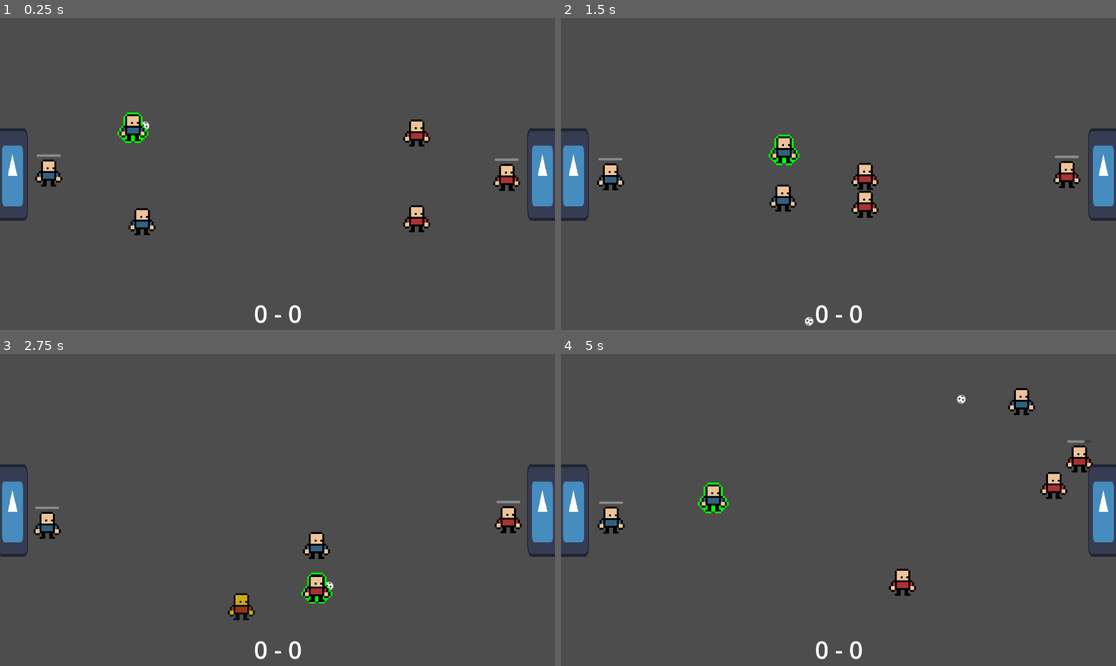
Above: before the commit, frames 1-4 (two rows, left to right).
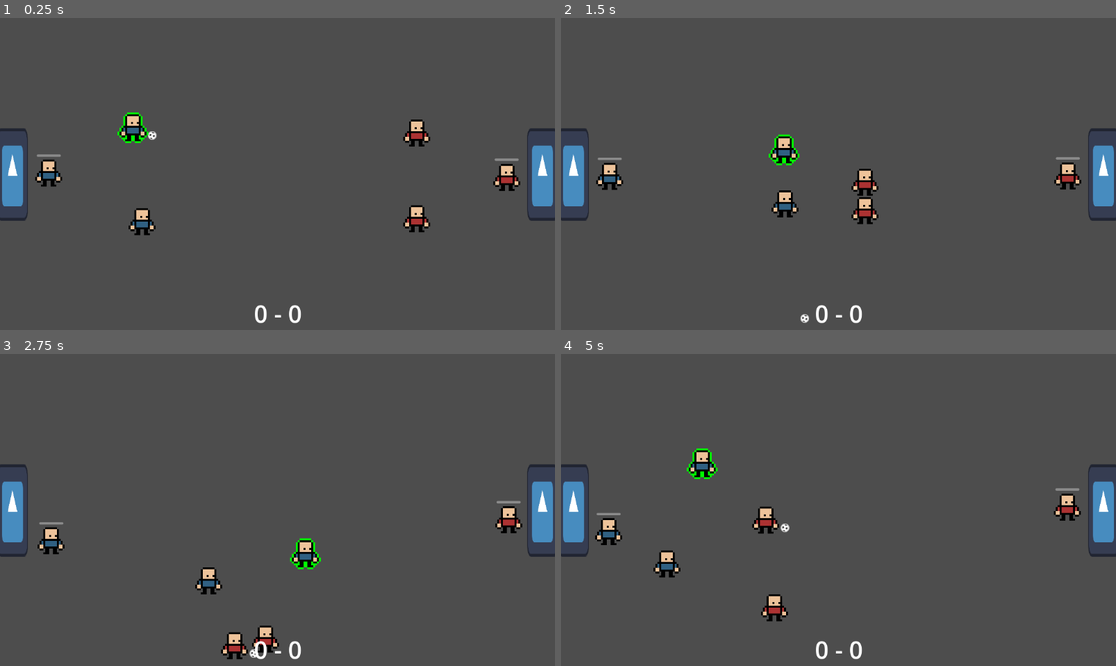
Above: after the commit, the same moments.

Repository: david8zhang/spooky-soccer
Game: Godot game, scene res://scenes/Main.tscn
Two runs of this game, one before a commit and one after it. Both use one fixed random seed, a clock stepped at 60 frames per second and the inputs below. The engine's default icon, where the game draws it, is replaced by a stand-in: a white triangle on a blue panel in a dark square.
Inputs:
- Up to frame 1 (0.25 s): no input
- Up to frame 2 (1.5 s): hold Right (move_right) 0.53-1.28 s; tap Space (pass) at 0.6 s; tap X (steal) at 0.8, 1.35 s; hold Down (move_down) from 1.28 s (still down)
- Up to frame 3 (2.75 s): tap Space (pass) at 1.55, 2.1 s; release Down (move_down) at 2.03 s; hold Right (move_right) from 2.03 s (still down); tap X (steal) at 2.3 s
- Up to frame 4 (5 s): release Right (move_right) at 2.78 s; hold Up (move_up) 2.78-3.53 s; tap F (shoot) at 2.85 s; tap Space (pass) at 3.05, 4.35 s; hold Left (move_left) from 3.53 s (still down); tap X (steal) at 3.6 s

The runs differ from the first frame. In frame 1, less than 0.1% of the frame differs, in the area x 25-29%, y 33-40%; in frame 2, 1.4%; in frame 3, 2.6%; in frame 4, 3.5%, in the area x 6-96%, y 10-86%.

Commit message:
rework steal behavior to be more risk-reward oriented

Diff:
--- a/prefabs/CPUFieldPlayer.tscn
+++ b/prefabs/CPUFieldPlayer.tscn
@@ -8,6 +8,9 @@
 [sub_resource type="RectangleShape2D" id="RectangleShape2D_8ytxx"]
 size = Vector2(32, 56)
 
+[sub_resource type="RectangleShape2D" id="RectangleShape2D_wn5xd"]
+size = Vector2(74, 31)
+
 [node name="CPUFieldPlayer" type="RigidBody2D"]
 collision_layer = 2
 collision_mask = 32
@@ -16,9 +19,8 @@
 
 [node name="ContextMap" parent="." instance=ExtResource("2_vai8v")]
 
-[node name="CPUFieldPlayerAI" parent="." node_paths=PackedStringArray("blackboard", "actor") instance=ExtResource("2_4laok")]
+[node name="CPUFieldPlayerAI" parent="." node_paths=PackedStringArray("blackboard") instance=ExtResource("2_4laok")]
 blackboard = NodePath("@Node@19343")
-actor = NodePath("..")
 
 [node name="AnimatedSprite2D" type="AnimatedSprite2D" parent="."]
 position = Vector2(0, -4.76837e-07)
@@ -34,3 +36,11 @@
 modulate = Color(0, 1, 0, 1)
 position = Vector2(0, -2)
 target_position = Vector2(2.08165e-12, 100)
+
+[node name="StealHitBox" type="Area2D" parent="."]
+collision_layer = 2
+
+[node name="CollisionShape2D" type="CollisionShape2D" parent="StealHitBox"]
+position = Vector2(10, 15.5)
+shape = SubResource("RectangleShape2D_wn5xd")
+debug_color = Color(0.996078, 0, 0, 0.419608)
--- a/prefabs/CPUFieldPlayerAI.tscn
+++ b/prefabs/CPUFieldPlayerAI.tscn
@@ -25,15 +25,15 @@
 [ext_resource type="Script" path="res://scripts/behavior_tree/AssignDefensiveBehavior.gd" id="18_83gaw"]
 [ext_resource type="Script" path="res://scripts/behavior_tree/MoveToOffensiveSupportPosition.gd" id="18_s3nsk"]
 [ext_resource type="Script" path="res://scripts/behavior_tree/ShouldGoForSteal.gd" id="19_yqsl7"]
-[ext_resource type="Script" path="res://scripts/behavior_tree/IsInStealRange.gd" id="20_nf5h4"]
 [ext_resource type="Script" path="res://scripts/behavior_tree/StealBall.gd" id="21_op08r"]
 [ext_resource type="Script" path="res://scripts/behavior_tree/ChaseBallHandler.gd" id="22_twyp3"]
 [ext_resource type="Script" path="res://scripts/behavior_tree/MoveToDefensivePosition.gd" id="23_yudub"]
+[ext_resource type="Script" path="res://scripts/behavior_tree/CanStealBall.gd" id="26_m03qf"]
 
 [node name="CPUFieldPlayerAI" type="Node" node_paths=PackedStringArray("blackboard", "actor")]
 script = ExtResource("1_xsn7y")
 blackboard = NodePath("@Node@17991")
-actor = NodePath("")
+actor = NodePath("..")
 
 [node name="RootSequence" type="Node" parent="."]
 script = ExtResource("2_erdwv")
@@ -176,8 +176,8 @@
 [node name="StealSequence" type="Node" parent="RootSequence/JustScoredSelector/LooseBallSelector/OffenseOrDefense/DefenseSequence/DefensiveBehaviorSelector/GoForStealSequence/StealOrChaseBallHandler"]
 script = ExtResource("2_erdwv")
 
-[node name="IsInStealRange" type="Node" parent="RootSequence/JustScoredSelector/LooseBallSelector/OffenseOrDefense/DefenseSequence/DefensiveBehaviorSelector/GoForStealSequence/StealOrChaseBallHandler/StealSequence"]
-script = ExtResource("20_nf5h4")
+[node name="CanStealBall" type="Node" parent="RootSequence/JustScoredSelector/LooseBallSelector/OffenseOrDefense/DefenseSequence/DefensiveBehaviorSelector/GoForStealSequence/StealOrChaseBallHandler/StealSequence"]
+script = ExtResource("26_m03qf")
 
 [node name="StealBall" type="Node" parent="RootSequence/JustScoredSelector/LooseBallSelector/OffenseOrDefense/DefenseSequence/DefensiveBehaviorSelector/GoForStealSequence/StealOrChaseBallHandler/StealSequence"]
 script = ExtResource("21_op08r")
--- a/prefabs/ContextMap.tscn
+++ b/prefabs/ContextMap.tscn
@@ -7,48 +7,64 @@
 
 [node name="north" type="RayCast2D" parent="."]
 target_position = Vector2(2.08165e-12, -80)
+collision_mask = 33
 
 [node name="north_northeast" type="RayCast2D" parent="."]
 target_position = Vector2(30, -70)
+collision_mask = 33
 
 [node name="northeast" type="RayCast2D" parent="."]
 target_position = Vector2(60, -60)
+collision_mask = 33
 
 [node name="east_northeast" type="RayCast2D" parent="."]
 target_position = Vector2(70, -30)
+collision_mask = 33
 
 [node name="east" type="RayCast2D" parent="."]
 target_position = Vector2(80, 2.08165e-12)
+collision_mask = 33
 
 [node name="east_southeast" type="RayCast2D" parent="."]
 target_position = Vector2(70, 30)
+collision_mask = 33
 
 [node name="southeast" type="RayCast2D" parent="."]
 target_position = Vector2(60, 60)
+collision_mask = 33
 
 [node name="south_southeast" type="RayCast2D" parent="."]
 target_position = Vector2(30, 70)
+collision_mask = 33
 
 [node name="south" type="RayCast2D" parent="."]
 target_position = Vector2(2.08165e-12, 80)
+collision_mask = 33
 
 [node name="south_southwest" type="RayCast2D" parent="."]
 target_position = Vector2(-30, 70)
+collision_mask = 33
 
 [node name="southwest" type="RayCast2D" parent="."]
 target_position = Vector2(-60, 60)
+collision_mask = 33
 
 [node name="west_southwest" type="RayCast2D" parent="."]
 target_position = Vector2(-70, 30)
+collision_mask = 33
 
 [node name="west" type="RayCast2D" parent="."]
 target_position = Vector2(-80, 2.08165e-12)
+collision_mask = 33
 
 [node name="west_northwest" type="RayCast2D" parent="."]
 target_position = Vector2(-70, -30)
+collision_mask = 33
 
 [node name="northwest" type="RayCast2D" parent="."]
 target_position = Vector2(-60, -60)
+collision_mask = 33
 
 [node name="north_northwest" type="RayCast2D" parent="."]
 target_position = Vector2(-30, -70)
+collision_mask = 33
--- a/prefabs/PlayerFieldPlayer.tscn
+++ b/prefabs/PlayerFieldPlayer.tscn
@@ -18,13 +18,16 @@
 [sub_resource type="RectangleShape2D" id="RectangleShape2D_at8gu"]
 size = Vector2(32, 56)
 
+[sub_resource type="RectangleShape2D" id="RectangleShape2D_3a5od"]
+size = Vector2(74, 31)
+
 [node name="PlayerFieldPlayer" type="RigidBody2D"]
 collision_mask = 32
 lock_rotation = true
 script = ExtResource("1_ejapt")
 
 [node name="PlayerFieldPlayerAI" parent="." node_paths=PackedStringArray("blackboard", "actor") instance=ExtResource("2_ede0m")]
-blackboard = NodePath("@Node@18073")
+blackboard = NodePath("@Node@23874")
 actor = NodePath("..")
 
 [node name="ContextMap" parent="." instance=ExtResource("2_xnjla")]
@@ -44,3 +47,11 @@
 modulate = Color(0, 1, 0, 1)
 target_position = Vector2(2.08165e-12, 100)
 collision_mask = 2
+
+[node name="StealHitBox" type="Area2D" parent="."]
+collision_mask = 2
+
+[node name="CollisionShape2D" type="CollisionShape2D" parent="StealHitBox"]
+position = Vector2(10, 15.5)
+shape = SubResource("RectangleShape2D_3a5od")
+debug_color = Color(0.996078, 0, 0, 0.419608)
--- a/prefabs/PlayerFieldPlayerAI.tscn
+++ b/prefabs/PlayerFieldPlayerAI.tscn
@@ -15,9 +15,9 @@
 [ext_resource type="Script" path="res://scripts/behavior_tree/MoveToOffensiveSupportPosition.gd" id="10_rgbyh"]
 [ext_resource type="Script" path="res://scripts/behavior_tree/AssignDefensiveBehavior.gd" id="11_0buab"]
 [ext_resource type="Script" path="res://scripts/behavior_tree/ShouldGoForSteal.gd" id="12_tfb41"]
-[ext_resource type="Script" path="res://scripts/behavior_tree/IsInStealRange.gd" id="13_31vd0"]
 [ext_resource type="Script" path="res://scripts/behavior_tree/StealBall.gd" id="14_qrkn8"]
 [ext_resource type="Script" path="res://scripts/behavior_tree/ChaseBallHandler.gd" id="15_iigq1"]
+[ext_resource type="Script" path="res://scripts/behavior_tree/CanStealBall.gd" id="16_4inly"]
 [ext_resource type="Script" path="res://scripts/behavior_tree/MoveToDefensivePosition.gd" id="16_d1hbe"]
 
 [node name="PlayerFieldPlayerAI" type="Node" node_paths=PackedStringArray("blackboard", "actor")]
@@ -103,8 +103,8 @@
 [node name="StealSequence" type="Node" parent="RootSequence/JustScoredSelector/LooseBallSelector/OffenseOrDefense/DefenseSequence/DefensiveBehaviorSelector/GoForStealSequence/StealOrChaseBallHandler"]
 script = ExtResource("2_ajho3")
 
-[node name="IsInStealRange" type="Node" parent="RootSequence/JustScoredSelector/LooseBallSelector/OffenseOrDefense/DefenseSequence/DefensiveBehaviorSelector/GoForStealSequence/StealOrChaseBallHandler/StealSequence"]
-script = ExtResource("13_31vd0")
+[node name="CanStealBall" type="Node" parent="RootSequence/JustScoredSelector/LooseBallSelector/OffenseOrDefense/DefenseSequence/DefensiveBehaviorSelector/GoForStealSequence/StealOrChaseBallHandler/StealSequence"]
+script = ExtResource("16_4inly")
 
 [node name="StealBall" type="Node" parent="RootSequence/JustScoredSelector/LooseBallSelector/OffenseOrDefense/DefenseSequence/DefensiveBehaviorSelector/GoForStealSequence/StealOrChaseBallHandler/StealSequence"]
 script = ExtResource("14_qrkn8")
--- a/scripts/FieldManager.gd
+++ b/scripts/FieldManager.gd
@@ -45,6 +45,7 @@
 func reset_after_score(_last_scored_side):
 	for player in field_players:
 		player.global_position = get_default_position(player.player_name)
+	goalkeeper.save_meter.value = 100
 
 func assign_defenders():
 	var opp_players = get_opposing_manager().field_players
--- a/scripts/FieldPlayer.gd
+++ b/scripts/FieldPlayer.gd
@@ -3,9 +3,10 @@
 
 const SPEED = 250
 const PASS_SPEED = 600
+const STEAL_LUNGE_SPEED = 750
 const SHOOT_SPEED = 750
-const BALL_DRIBBLE_GAP = 25
-const STEAL_RANGE = 75
+const BALL_DRIBBLE_GAP = 40
+const STEAL_RANGE = 100
 const DEFAULT_STUN_SECONDS = 2
 
 var has_possession = false
@@ -17,6 +18,10 @@
 var player_name
 var side
 
+# Going for a steal (slide tackle)
+var steal_direction = Vector2.ZERO
+var is_going_for_steal = false
+
 # Stamina damage to goalkeeper from shot
 var shot_force = 30
 
@@ -35,11 +40,13 @@
 @onready var ray_to_goal = $RayToGoal as RayCast2D
 @onready var ray_to_allies = []
 @onready var sprite = $AnimatedSprite2D as AnimatedSprite2D
+@onready var steal_hitbox = $StealHitBox as Area2D
 
 var field_manager: FieldManager
 
 func _ready():
 	game.all_ready.connect(all_ready)
+	steal_hitbox.connect("body_entered", on_steal_hitbox_collided)
 
 func all_ready():
 	# Instantiate raycast to ally players (for determining passing lane states)
@@ -79,7 +86,7 @@
 		var ball = game.ball as RigidBody2D
 		ball.show()
 		var x_diff = -BALL_DRIBBLE_GAP if curr_direction == Direction.LEFT else BALL_DRIBBLE_GAP
-		ball.global_position = Vector2(global_position.x + x_diff, global_position.y)
+		ball.global_position = Vector2(global_position.x + x_diff, global_position.y + 20)
 
 	# For checking if the player currently has an open shot on offense
 	if ray_to_goal != null:
@@ -92,7 +99,7 @@
 		# Face toward pass_target
 		curr_direction = Direction.LEFT if global_position.x > pass_target.global_position.x else Direction.RIGHT
 		var x_diff = -BALL_DRIBBLE_GAP if curr_direction == Direction.LEFT else BALL_DRIBBLE_GAP
-		ball.global_position = Vector2(global_position.x + x_diff, global_position.y)
+		ball.global_position = Vector2(global_position.x + x_diff, global_position.y + 20)
 
 		is_on_pass_cooldown = true
 		var dir = (pass_target.global_position - ball.global_position).normalized()
@@ -167,6 +174,8 @@
 	return false
 
 func move_to_position(dest_position: Vector2, is_at_pos_threshold):
+	if is_going_for_steal:
+		return
 	if global_position.distance_to(dest_position) <= is_at_pos_threshold or is_stunned:
 		is_moving_to_position = false
 		linear_velocity = Vector2.ZERO
@@ -218,10 +227,42 @@
 	modulate = Color(1.0, 1.0, 1.0, 1)
 	is_stunned = false
 
+func on_steal_hitbox_collided(body: Node2D):
+	if body is FieldPlayer:
+		var field_player = body as FieldPlayer
+		if field_player.side != side and is_going_for_steal:
+			var prev_ball_handler = game.get_ball_handler()
+			if prev_ball_handler != null:
+				prev_ball_handler.stun()
+			game.camera.apply_shake()
+			take_poss_of_ball()
+
 func steal_ball():
-	if !is_stunned:
-		var prev_ball_handler = game.get_ball_handler()
-		if prev_ball_handler != null:
-			prev_ball_handler.stun()
-		game.camera.apply_shake()
-		take_poss_of_ball()
+	var ball_handler = game.get_ball_handler()
+	print(player_name + " going for steal on " + ball_handler.player_name)
+	if ball_handler != null:
+		is_going_for_steal = true
+		steal_direction = (ball_handler.global_position - global_position).normalized()
+		linear_damp = 5
+		apply_impulse(steal_direction * 1000)
+
+		var timer = Timer.new()
+		timer.autostart = true
+		timer.one_shot = true
+		timer.wait_time = 0.5
+		var on_timeout = Callable(self, "steal_finished")
+		timer.connect("timeout", on_timeout)
+		add_child(timer)
+
+func steal_finished():
+	linear_damp = 0
+	is_going_for_steal = false
+
+
+func can_steal():
+	var ball_handler = game.get_ball_handler()
+	if ball_handler != null:
+		var dist_to_ball_handler = global_position.distance_to(ball_handler.global_position)
+		return dist_to_ball_handler <= FieldPlayer.STEAL_RANGE and !is_going_for_steal and !is_stunned
+	else:
+		return false
--- a/scripts/Game.gd
+++ b/scripts/Game.gd
@@ -37,10 +37,10 @@
 	player_manager.reset_after_score(last_scored_side)
 
 func get_ball_handler():
-	for p in player_manager.field_players:
-		if p.has_possession:
-			return p
-	for p in cpu_manager.field_players:
-		if p.has_possession:
-			return p
+	for pfp in player_manager.field_players:
+		if pfp.has_possession:
+			return pfp
+	for cfp in cpu_manager.field_players:
+		if cfp.has_possession:
+			return cfp
 	return null
--- a/scripts/Goalkeeper.gd
+++ b/scripts/Goalkeeper.gd
@@ -23,6 +23,7 @@
     save_meter.value = max(0, save_meter.value - stamina_dmg)
     if save_meter.value > 0:
       # random ricochet
+      game.camera.apply_shake()
       var x_pos = 300 if side == Side.CPU else -300
       var y_pos = randi_range(-300, 300)
       var dir = Vector2(x_pos, y_pos) - global_position
--- a/scripts/PlayerFieldPlayer.gd
+++ b/scripts/PlayerFieldPlayer.gd
@@ -5,18 +5,17 @@
 	var player_field_manager = field_manager as PlayerFieldManager
 	if player_field_manager.selected_player == self:
 		highlight()
-		linear_velocity = Vector2.ZERO
+		var new_velocity = Vector2.ZERO
 		if Input.is_action_pressed("move_right"):
-			linear_velocity.x += 1
+			new_velocity.x += 1
 		if Input.is_action_pressed("move_left"):
-			linear_velocity.x -= 1
+			new_velocity.x -= 1
 		if Input.is_action_pressed("move_down"):
-			linear_velocity.y += 1
+			new_velocity.y += 1
 		if Input.is_action_pressed("move_up"):
-			linear_velocity.y -= 1
-
-		if linear_velocity.length() > 0:
-			linear_velocity = linear_velocity.normalized() * SPEED
+			new_velocity.y -= 1
+		if !is_going_for_steal:
+			linear_velocity = new_velocity.normalized() * SPEED
 
 		if linear_velocity.x < 0:
 			curr_direction = Direction.LEFT
@@ -36,14 +35,6 @@
 	else:
 		dehighlight()
 	super._physics_process(_delta)
-
-func can_steal():
-	var ball_handler = game.get_ball_handler()
-	if ball_handler != null:
-		var dist_to_ball_handler = global_position.distance_to(ball_handler.global_position)
-		return dist_to_ball_handler <= FieldPlayer.STEAL_RANGE
-	else:
-		return false
 
 func update_pass_target(curr_velocity: Vector2):
 	var src_position = global_position + curr_velocity
--- /dev/null
+++ b/scripts/behavior_tree/CanStealBall.gd
@@ -0,0 +1,6 @@
+class_name CanStealBall
+extends ConditionLeaf
+
+func tick(actor: Node, _blackboard: Blackboard):
+	var field_player = actor as FieldPlayer
+	return SUCCESS if field_player.can_steal() else FAILURE
--- a/scripts/behavior_tree/IsInDanger.gd
+++ b/scripts/behavior_tree/IsInDanger.gd
@@ -7,4 +7,6 @@
 	var field_player = actor as FieldPlayer
 	var closest_enemy_player = field_player.get_closest_enemy_field_player()
 	var dist_to_enemy = field_player.global_position.distance_to(closest_enemy_player.global_position)
-	return SUCCESS if dist_to_enemy <= DANGER_THRESHOLD else FAILURE
+
+	# Prevent retreat when enemy is going for steal (so that enemy can't immediately act out of steal)
+	return SUCCESS if dist_to_enemy <= DANGER_THRESHOLD and !field_player.is_going_for_steal else FAILURE
Not shown: 1 places in prefabs/CPUFieldPlayer.tscn that only renumber resources
Not shown: 1 places in prefabs/PlayerFieldPlayer.tscn that only renumber resources
